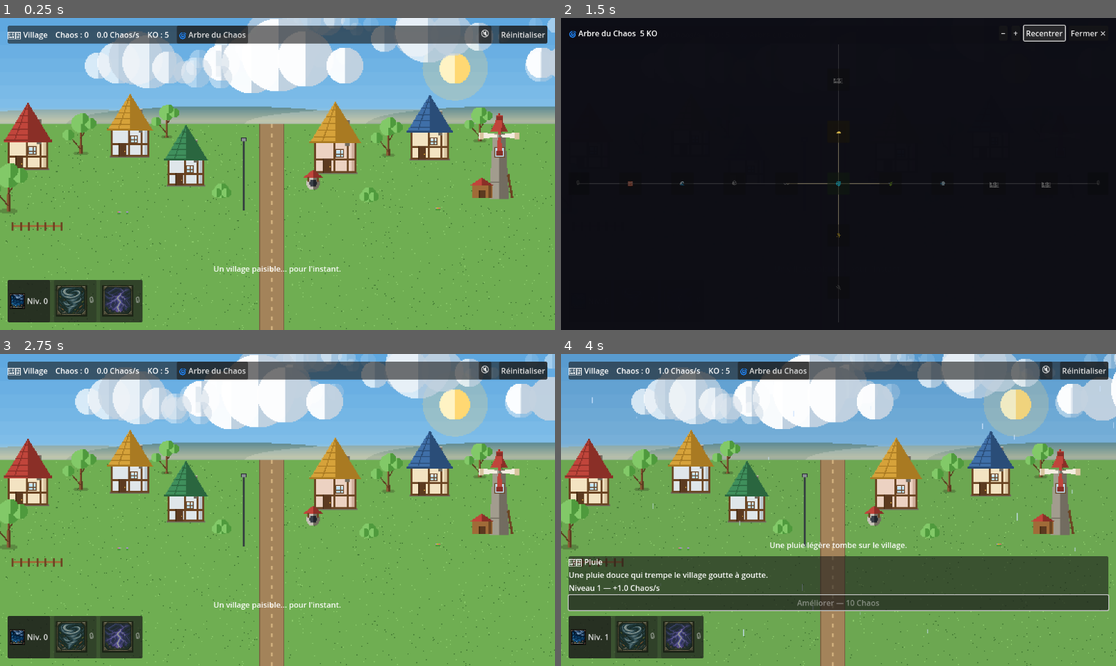
Above: before the commit, frames 1-4 (two rows, left to right).
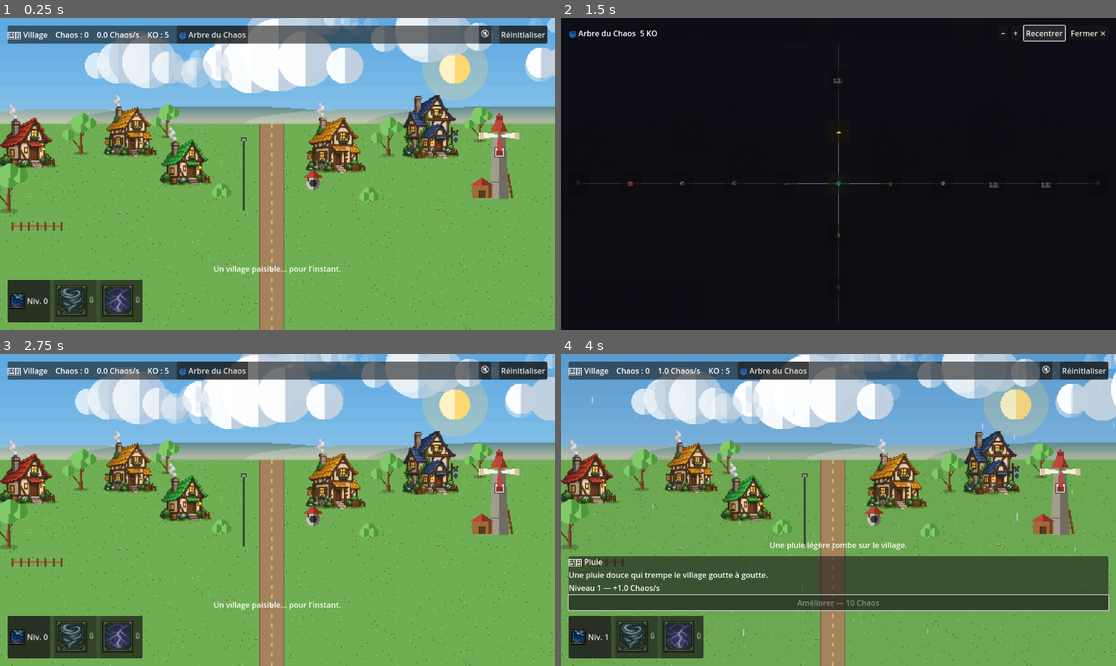
Above: after the commit, the same moments.

Repository: juanrobin09-stack/incrementale-godot
Game: Godot game, scene res://scenes/main.tscn
Same seed, same stepped clock (60 frames per second), same inputs: the game is played once before the commit and once after it.
Inputs:
- Up to frame 1 (0.25 s): no input
- Up to frame 2 (1.5 s): click "🌀 Arbre du Chaos" at 0.5 s; click "🔇" at 1.25 s
- Up to frame 3 (2.75 s): click "Réinitialiser" at 2 s
- Up to frame 4 (4 s): click "Niv. 0" at 2.75 s; click "Activer — Gratuit" at 3.5 s

The runs differ from the first frame. In frame 1, 6.6% of the frame differs, in the area x 0-83%, y 24-55%; in frame 2, less than 0.1%; in frame 3, 6.6%; in frame 4, 6.6%.

Commit message:
Maisons en sprites fidèles aux références fournies
Les 5 maisons utilisent maintenant directement les images de référence
(colombages, toit en tuiles arrondies, cheminée fumante, buissons/
tonneau/lanterne intégrés) au lieu du dessin procédural — le niveau de
détail demandé n'est pas atteignable avec les primitives pixel-art
plates utilisées ailleurs dans le monde.

3 références fournies (rouge/or/bleu, recadrées à leur contenu réel,
transparence déjà correcte) + une 4e variante verte obtenue en
recolorant le toit de la version rouge par rotation de teinte ciblée
sur les pixels du toit (masque couleur, pas de génération d'image
possible ici).

house_sprite.gd : le corps intact devient un draw_texture_rect, les
dégâts restent procéduraux par-dessus (fissures qui s'aggravent, puis
bascule vers les ruines existantes au même seuil qu'avant). L'étape
intermédiaire "toit perdu" est retirée : impossible à reproduire en
ne retouchant qu'un sprite figé, donc les fissures vont maintenant
directement jusqu'aux ruines.

Nettoyage des 3 PNG bruts uploadés à la racine du repo (nommage
d'export chat) une fois recadrés dans assets/houses/.

Co-Authored-By: Claude Sonnet 5 <noreply@anthropic.com>
Claude-Session: https://claude.ai/code/session_016yAC6ssaf6BSe8MTXBU3RM

Diff:
--- a/scripts/world/house_sprite.gd
+++ b/scripts/world/house_sprite.gd
@@ -1,19 +1,30 @@
 class_name HouseSprite
 extends PixelDrawer
-## House with wind-stress damage — direct translation of
-## drawHouseBody()/drawRoof()/drawRubble()/drawHouseByStress()/
-## updateHouse() from render.js, EXCEPT: the original's stress-decay-
-## then-uncollapse recovery cycle (a fully collapsed house eventually
-## rebuilding itself) is deliberately not ported, matching the same
-## "no respawning from destruction" decision as TreeSprite — once
-## `_stress` reaches 1.0, the house is permanently collapsed. The
-## pre-collapse stress fluctuation (cracks worsening/healing as wind
-## rises/calms, never having fully collapsed) is kept exactly as the
-## original, since that's normal stress response, not resurrection.
+## Intact house is a real sprite (assets/houses/house_*.png, reference art
+## provided directly) instead of the procedural pxRect/pxTriangle drawing
+## every other village element uses — the reference art's rounded shingle
+## tiles, half-timbering and lived-in detail aren't realistically
+## reproducible with this renderer's flat-shaded pixel primitives, and
+## exact visual fidelity to the references was the explicit ask here.
+## Damage stays procedural on top, same as before: crack lines drawn over
+## the intact sprite as stress rises, then a full swap to the existing
+## procedural rubble pile at collapse — DebrisSpawner bursts (fully
+## procedural, unaffected by any of this) still fire at the same stress
+## thresholds as before.
+##
+## The previous roofless_t stage (an intermediate "roof gone, attic
+## exposed" look between cracks and rubble) has no equivalent with a
+## single flat reference image — no way to selectively erase just the
+## roof from a baked sprite — so that stage is dropped: cracks now worsen
+## straight through to the rubble cut point instead of pausing at a
+## distinct roofless silhouette.
+##
+## resilience / no-respawn / no-recovery-from-collapse behaviour is
+## unchanged from before — see tree_sprite.gd's own header for the
+## "no respawn" product decision this follows.
 
-var w: float
-var wall_h: float
-var roof_h: float
+var h: float
+var texture: Texture2D
 var wall_color: Color
 var wall_shadow_color: Color
 var roof_color: Color
@@ -22,16 +33,16 @@
 var wind: WindEngine
 var entities_parent: Node2D
 
+var _w: float
 var _house_seed: float
 var _stress: float = 0.0
 var _last_stress: float = 0.0
 var _collapsed: bool = false
 
-func setup(p_w: float, p_wall_h: float, p_roof_h: float, p_wall: Color, p_wall_shadow: Color, p_roof: Color, p_roof_shadow: Color,
+func setup(p_h: float, p_texture: Texture2D, p_wall: Color, p_wall_shadow: Color, p_roof: Color, p_roof_shadow: Color,
 		p_resilience: float, p_seed: float, p_wind: WindEngine, p_entities_parent: Node2D) -> void:
-	w = p_w
-	wall_h = p_wall_h
-	roof_h = p_roof_h
+	h = p_h
+	texture = p_texture
 	wall_color = p_wall
 	wall_shadow_color = p_wall_shadow
 	roof_color = p_roof
@@ -40,6 +51,9 @@
 	_house_seed = p_seed
 	wind = p_wind
 	entities_parent = p_entities_parent
+	var tex_h: float = float(texture.get_height())
+	var tex_w: float = float(texture.get_width())
+	_w = h * (tex_w / tex_h if tex_h > 0.0 else 1.0)
 	queue_redraw()
 
 func _process(delta: float) -> void:
@@ -58,99 +72,42 @@
 	_stress = clamp(_stress, 0.0, 1.0)
 
 	var dir: float = wind.direction if wind.direction != 0.0 else 1.0
+	var wall_h: float = h * 0.42
 
 	if _last_stress < 0.65 and _stress >= 0.65:
-		DebrisSpawner.burst(entities_parent, position.x + w * 0.25, position.y - wall_h,
-			5, [roof_color, roof_shadow_color, Palette.c("rubbleWood")], w * 0.5, dir)
+		DebrisSpawner.burst(entities_parent, position.x + _w * 0.25, position.y - wall_h,
+			5, [roof_color, roof_shadow_color, Palette.c("rubbleWood")], _w * 0.5, dir)
 	if _last_stress < 0.90 and _stress >= 0.90:
 		DebrisSpawner.burst(entities_parent, position.x, position.y - wall_h * 0.4,
-			10, [wall_color, wall_shadow_color, Palette.c("rubbleWood"), Palette.c("rubbleWoodDark")], w * 0.9, 1.0)
+			10, [wall_color, wall_shadow_color, Palette.c("rubbleWood"), Palette.c("rubbleWoodDark")], _w * 0.9, 1.0)
 		DebrisSpawner.burst(entities_parent, position.x, position.y - wall_h * 0.4, 0, [], 0.0, -1.0)
 	var jitter: float = (seeded(_house_seed + 12) - 0.5) * 0.02
 	if _last_stress < 0.93 + jitter and _stress >= 0.93 + jitter:
-		DebrisSpawner.burst(entities_parent, position.x + (seeded(_house_seed + 20) - 0.5) * w * 0.6, position.y - wall_h * 0.65,
-			3, [wall_color, wall_shadow_color, Palette.c("rubbleWood")], w * 0.25, dir)
+		DebrisSpawner.burst(entities_parent, position.x + (seeded(_house_seed + 20) - 0.5) * _w * 0.6, position.y - wall_h * 0.65,
+			3, [wall_color, wall_shadow_color, Palette.c("rubbleWood")], _w * 0.25, dir)
 	if _last_stress < 0.985 + jitter and _stress >= 0.985 + jitter:
 		DebrisSpawner.burst(entities_parent, position.x, position.y - wall_h * 0.35,
-			9, [wall_color, wall_shadow_color, Palette.c("rubbleWood"), Palette.c("rubbleWoodDark")], w * 0.8, dir)
-		DebrisSpawner.dust(entities_parent, position.x, position.y + 2.0, 3.0, w * 0.6, 1.1)
+			9, [wall_color, wall_shadow_color, Palette.c("rubbleWood"), Palette.c("rubbleWoodDark")], _w * 0.8, dir)
+		DebrisSpawner.dust(entities_parent, position.x, position.y + 2.0, 3.0, _w * 0.6, 1.1)
 	if _stress >= 1.0:
 		_collapsed = true
 	_last_stress = _stress
 
 func _draw() -> void:
 	var crack_t: float = clamp((_stress - 0.40) / 0.25, 0.0, 1.0)
-	var roofless_t: float = clamp((_stress - 0.65) / 0.25, 0.0, 1.0)
-	var collapse_t: float = clamp((_stress - 0.90) / 0.10, 0.0, 1.0)
+	var cut_point: float = 0.985 + (seeded(_house_seed + 12) - 0.5) * 0.02
+	if _stress >= cut_point:
+		_draw_rubble()
+		return
+	draw_texture_rect(texture, Rect2(-_w / 2.0, -h, _w, h), false)
+	if crack_t > 0.01:
+		_draw_cracks(crack_t)
 
-	if collapse_t > 0.01:
-		var cut_point: float = 0.985 + (seeded(_house_seed + 12) - 0.5) * 0.02
-		if _stress < cut_point:
-			_draw_body(roofless_t, crack_t)
-		else:
-			_draw_rubble()
-		return
-
-	_draw_body(roofless_t, crack_t)
-	_draw_roof(1.0 - roofless_t)
-
-func _draw_body(roofless_t: float, crack_t: float) -> void:
-	var left: float = -w / 2.0
-	var wall_top: float = -wall_h
-	var shadow_w: float = max(2.0, round(w * 0.12))
-
-	px_rect(left - 1, -1, w + 2, 2, Palette.c("stoneDark"))
-
-	px_rect(left, wall_top, w, wall_h, wall_color)
-	px_rect(left + w - shadow_w, wall_top, shadow_w, wall_h, wall_shadow_color)
-
-	var wood_dark: Color = Palette.c("woodDark")
-	px_rect(left, wall_top, 2, wall_h, wood_dark)
-	px_rect(left + w - 2, wall_top, 2, wall_h, wood_dark)
-	px_rect(left + w * 0.46, wall_top, 2, wall_h, wood_dark)
-	px_rect(left + w * 0.78, wall_top, 2, wall_h, wood_dark)
-	px_rect(left, wall_top + wall_h * 0.5, w, 2, wood_dark)
-	px_rect(left, -2, w, 2, wood_dark)
-
-	if roofless_t > 0.01:
-		var attic: Color = Palette.c("attic")
-		var attic_a := Color(attic.r, attic.g, attic.b, roofless_t)
-		px_triangle_up(0, wall_top - roof_h * 0.75, roof_h * 0.75, w / 2.0 - 1.0, attic_a, attic_a)
-		var rd: Color = Palette.c("rubbleWoodDark")
-		var rd_a := Color(rd.r, rd.g, rd.b, roofless_t)
-		px_rect(-w * 0.18, wall_top - roof_h * 0.7, 2, roof_h * 0.7, rd_a)
-		px_rect(w * 0.12, wall_top - roof_h * 0.5, 2, roof_h * 0.5, rd_a)
-
-	var chimney_x: float = round(w * 0.22)
-	var chimney_w: float = max(2.0, round(w * 0.11))
-	var chimney_top_y: float = wall_top - roof_h * (0.6 - roofless_t * 0.35)
-	var chimney_h: float = roof_h * 0.55 + wall_h * 0.15
-	px_rect(chimney_x, chimney_top_y, chimney_w, chimney_h, Palette.c("stoneDark"))
-	px_rect(chimney_x, chimney_top_y, chimney_w, 1, Palette.c("stoneLight"))
-
-	var door_w: float = max(3.0, round(w * 0.2))
-	var door_h: float = round(wall_h * 0.5)
-	var door_x: float = -round(w * 0.3)
-	px_rect(door_x, -door_h, door_w, door_h, Palette.c("door"))
-	px_rect(door_x, -door_h, 1, door_h, Palette.c("doorShadow"))
-	px_rect(door_x + door_w - 2, -door_h * 0.45, 1, 1, Palette.c("gold"))
-
-	var win_size: float = max(3.0, round(w * 0.16))
-	var win_x: float = round(w * 0.02)
-	var win_y: float = wall_top + round(wall_h * 0.22)
-	var window_frame: Color = Palette.c("windowFrame")
-	px_rect(win_x - 1, win_y - 1, win_size + 2, win_size + 2, window_frame)
-	px_rect(win_x, win_y, win_size, win_size, Palette.c("windowGlass"))
-	px_rect(win_x, win_y, win_size, 1, Color.WHITE)
-	var mid: float = round(win_size / 2.0)
-	px_rect(win_x + mid, win_y, 1, win_size, window_frame)
-	px_rect(win_x, win_y + mid, win_size, 1, window_frame)
-
-	if crack_t > 0.01:
-		var crack_color := Color(35.0 / 255.0, 25.0 / 255.0, 20.0 / 255.0, 0.7 * crack_t)
-		_draw_crack_line(-w * 0.1, wall_top + wall_h * 0.15, _house_seed, wall_h * 0.7, w * 0.14, crack_color)
-		if crack_t > 0.5:
-			_draw_crack_line(w * 0.22, wall_top + wall_h * 0.3, _house_seed + 4.0, wall_h * 0.5, w * 0.1, crack_color)
+func _draw_cracks(crack_t: float) -> void:
+	var crack_color := Color(35.0 / 255.0, 25.0 / 255.0, 20.0 / 255.0, 0.7 * crack_t)
+	_draw_crack_line(-_w * 0.05, -h * 0.55, _house_seed, h * 0.35, _w * 0.12, crack_color)
+	if crack_t > 0.5:
+		_draw_crack_line(_w * 0.15, -h * 0.45, _house_seed + 4.0, h * 0.30, _w * 0.10, crack_color)
 
 func _draw_crack_line(x: float, y: float, seed: float, length: float, wobble: float, color: Color) -> void:
 	var points := PackedVector2Array()
@@ -162,32 +119,9 @@
 		points.append(Vector2(xx, yy))
 	draw_polyline(points, color, 1.0)
 
-func _draw_roof(alpha: float) -> void:
-	if alpha <= 0.01:
-		return
-	var overhang: float = max(2.0, w * 0.10)
-	var hw: float = w / 2.0 + overhang
-	var wall_top: float = -wall_h
-
-	var roof_c := Color(roof_color.r, roof_color.g, roof_color.b, alpha)
-	var roof_s := Color(roof_shadow_color.r, roof_shadow_color.g, roof_shadow_color.b, alpha)
-
-	px_triangle_up(0, wall_top - roof_h, roof_h, hw, roof_c, roof_s)
-
-	draw_line(Vector2(0, wall_top - roof_h), Vector2(-hw * 0.52, wall_top - roof_h * 0.06), roof_s, 1.0)
-	draw_line(Vector2(0, wall_top - roof_h), Vector2(hw * 0.52, wall_top - roof_h * 0.06), roof_s, 1.0)
-
-	px_rect(-hw, wall_top - 2, hw * 2, 2, roof_s)
-
-	var rows: int = 5
-	for i in range(1, rows + 1):
-		var f: float = float(i) / (rows + 1)
-		var row_y: float = (wall_top - roof_h) + roof_h * f
-		var row_hw: float = hw * f
-		px_rect(-row_hw, row_y, row_hw * 2, 1, roof_s)
-
 func _draw_rubble() -> void:
-	px_rect(-w / 2.0, -3, w, 3, Palette.c("rubbleWoodDark"))
+	var wall_h: float = h * 0.42
+	px_rect(-_w / 2.0, -3, _w, 3, Palette.c("rubbleWoodDark"))
 	var chunks := [
 		{"dx": -0.32, "dw": 0.22, "dh": 0.5, "c": wall_shadow_color},
 		{"dx": -0.05, "dw": 0.26, "dh": 0.7, "c": wall_color},
@@ -196,9 +130,9 @@
 		{"dx": -0.2, "dw": 0.14, "dh": 0.24, "c": Palette.c("rubbleWood")},
 	]
 	for c in chunks:
-		var cw: float = w * c["dw"]
-		var ch: float = (wall_h + roof_h) * c["dh"] * 0.4
-		px_rect(w * c["dx"] - cw / 2.0, -ch, cw, ch, c["c"])
+		var cw: float = _w * c["dw"]
+		var ch: float = h * c["dh"] * 0.4
+		px_rect(_w * c["dx"] - cw / 2.0, -ch, cw, ch, c["c"])
 	var rubble_dark: Color = Palette.c("rubbleWoodDark")
-	px_rect(-w * 0.12, -wall_h * 0.55, 2, wall_h * 0.55, rubble_dark)
-	px_rect(w * 0.05, -wall_h * 0.4, 2, wall_h * 0.4, rubble_dark)
+	px_rect(-_w * 0.12, -wall_h * 0.55, 2, wall_h * 0.55, rubble_dark)
+	px_rect(_w * 0.05, -wall_h * 0.4, 2, wall_h * 0.4, rubble_dark)
--- a/scripts/world/world_scene.gd
+++ b/scripts/world/world_scene.gd
@@ -71,6 +71,20 @@
 		return
 	_wind.update(delta, GameState.compute_stage("wind"))
 
+## Reference art (assets/houses/) provided directly, one per roof colour
+## — see HouseSprite's own header for why the intact house is a real
+## sprite here instead of the procedural drawing every other village
+## element uses. "wall" stays in each def below only because it still
+## feeds HouseSprite's rubble-pile colours after collapse; it no longer
+## has any visual effect on the intact house itself, which is baked into
+## the sprite.
+const HOUSE_TEXTURES := {
+	"roofRed": preload("res://assets/houses/house_red.png"),
+	"roofGold": preload("res://assets/houses/house_gold.png"),
+	"roofGreen": preload("res://assets/houses/house_green.png"),
+	"roofBlue": preload("res://assets/houses/house_blue.png"),
+}
+
 func _add_houses(gx: Callable, gy: Callable, u: float) -> void:
 	var defs := [
 		{"fx": 0.05, "fy": 0.22, "scale": 1.00, "roof": "roofRed", "wall": "wallCream"},
@@ -84,7 +98,7 @@
 		var house := HouseSprite.new()
 		house.position = Vector2(gx.call(d["fx"]), gy.call(d["fy"]))
 		house.setup(
-			u * 0.195 * d["scale"], u * 0.135 * d["scale"], u * 0.19 * d["scale"],
+			u * 0.325 * d["scale"], HOUSE_TEXTURES[d["roof"]],
 			Palette.c(d["wall"]), Palette.c(d["wall"] + "Shadow"),
 			Palette.c(d["roof"]), Palette.c(d["roof"] + "Shadow"),
 			0.75 + _seeded(i * 9.1) * 0.6, i * 4.1 + 3.0, _wind, entities,
Binary file added: assets/houses/house_blue.png
Binary file added: assets/houses/house_gold.png
Binary file added: assets/houses/house_green.png
Binary file added: assets/houses/house_red.png
Binary file removed: chat sepdzt. 2026, 23_31_30.png
Binary file removed: chat sept. 2026, 23_31_30.png
Binary file removed: chat sfeepdzt. 2026, 23_31_30.png
Not shown, changed: README.md
